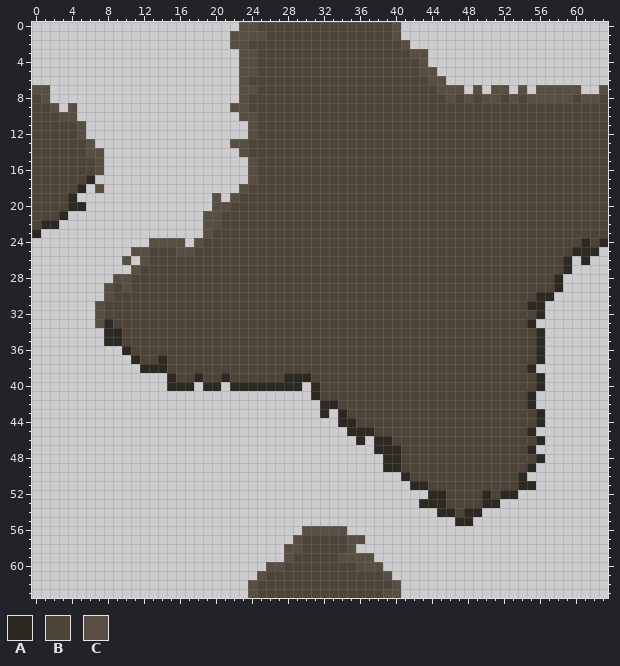
One commit to this pixel-art file: src/terrain/dirt/tileset_dirt.aseprite. The picture above is the old version.
64x64 pixels, 1 frame.
Palette (. is transparent): A #2c2822  B #4d4437  C #584f42
After the commit:
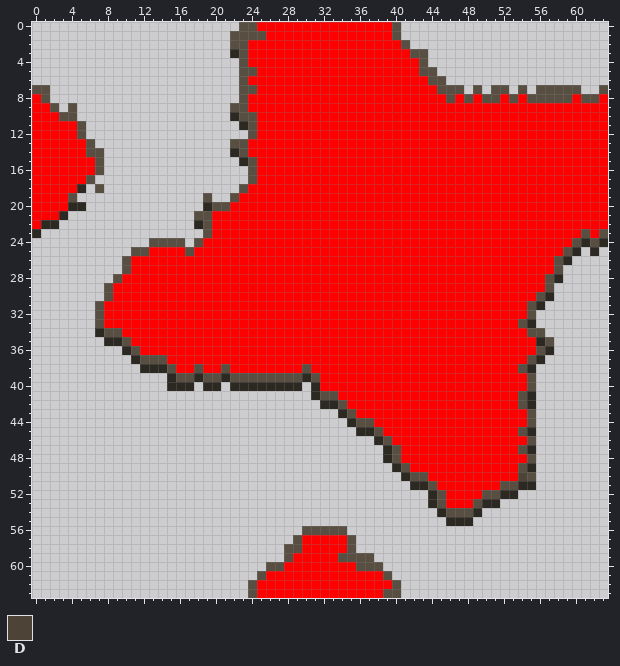
Colours new in this view: D #4d4437
From old to new:
layer "mask" now shown
colour B: #4d4437 -> #ff0000
Layers "mask", "tiles":
y 3: x 22 . -> A; x 24 C -> B
y 4: x 24 C -> B
y 10: x 22 . -> A
y 11: x 23 . -> A
y 14: x 22 . -> A
y 15: x 23 . -> A
y 17: x 6 A -> C
y 19: x 4 A -> C; x 19..20 .C -> C.
y 20: x 19 . -> A
y 21: x 18 . -> C; x 20 C -> B
y 22: x 18 . -> A; x 20 C -> B
y 23: x 61 B -> C; x 63 B -> C
y 24: x 60 B -> C; x 62 B -> C
y 25: x 16 C -> B; x 59 B -> C; x 61 A -> .
y 26: x 11..12 .C -> BB; x 58 B -> C; x 61 A -> .
y 27: x 10..11 .C -> CB; x 58..59 BA -> C.
y 28: x 10 C -> B; x 57 B -> C
y 29: x 10 C -> B; x 57..58 BA -> C.
y 30: x 56 A -> C
y 31: x 55 A -> C
y 32: x 55..56 BA -> C.
y 33: x 8 A -> B; x 54 B -> C
y 34: x 7..9 .AA -> ACC; x 55..56 BA -> CC
y 35: x 10 B -> C; x 57 . -> C
y 36: x 11 B -> C; x 56..57 A. -> CA
y 37: x 12..14 BBA -> CCC; x 55 B -> C
y 38: x 15 B -> C; x 18 B -> C; x 21 B -> C; x 30 B -> C; x 54 B -> C
y 39: x 16..17 BB -> CC; x 19..20 BB -> CC; x 22..29 BBBBBBAA -> CCCCCCCC; x 31 B -> C; x 55..56 BA -> C.
y 40: x 55..56 BA -> C.
y 41: x 32..33 BB -> CC; x 54 B -> C
y 42: x 34 B -> C; x 54 B -> C
y 43: x 32 A -> .; x 35 B -> C; x 55..56 BA -> C.
y 44: x 34 A -> .; x 36..37 BB -> CC; x 55..56 BA -> C.
y 45: x 35 A -> .; x 38 B -> C; x 54 B -> C
y 46: x 36 A -> .; x 39 A -> C; x 55..56 BA -> C.
y 47: x 38 A -> .; x 40 A -> C; x 54 B -> C
y 48: x 40 A -> C; x 55..56 BA -> C.
y 49: x 39 A -> .; x 41 B -> C; x 54 B -> C
y 50: x 42..43 BB -> CC; x 54..55 A. -> DC
y 51: x 44 B -> C; x 52..53 BB -> CC
y 52: x 45 A -> C; x 50..51 AB -> CC
y 53: x 43 A -> .; x 45 A -> C; x 49 B -> C
y 54: x 46..48 ABA -> CCC
y 55: x 46 . -> A
y 57: x 36 C -> .
Changed places in both pictures, as pixel boxes (x1, y1, x2, y2):
changed: (95, 22, 608, 526)
changed: (32, 94, 95, 229)
changed: (257, 535, 392, 598)
